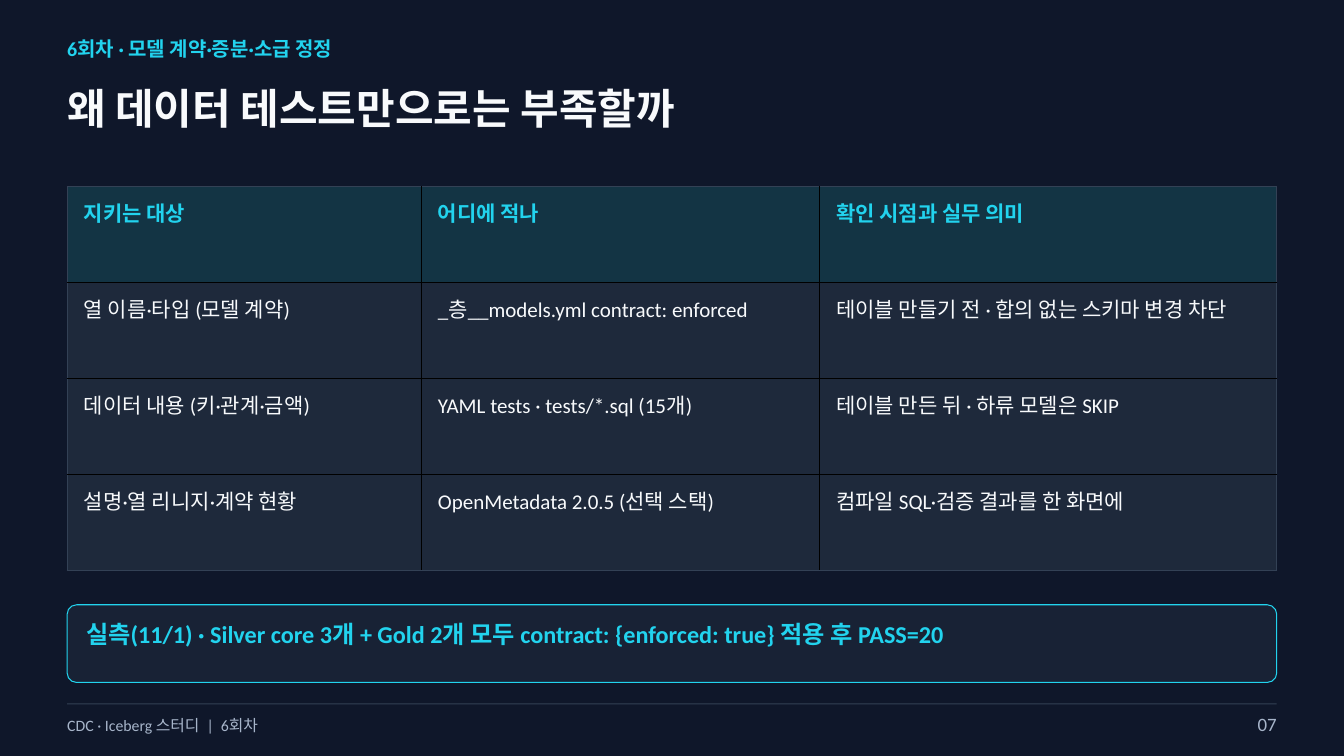
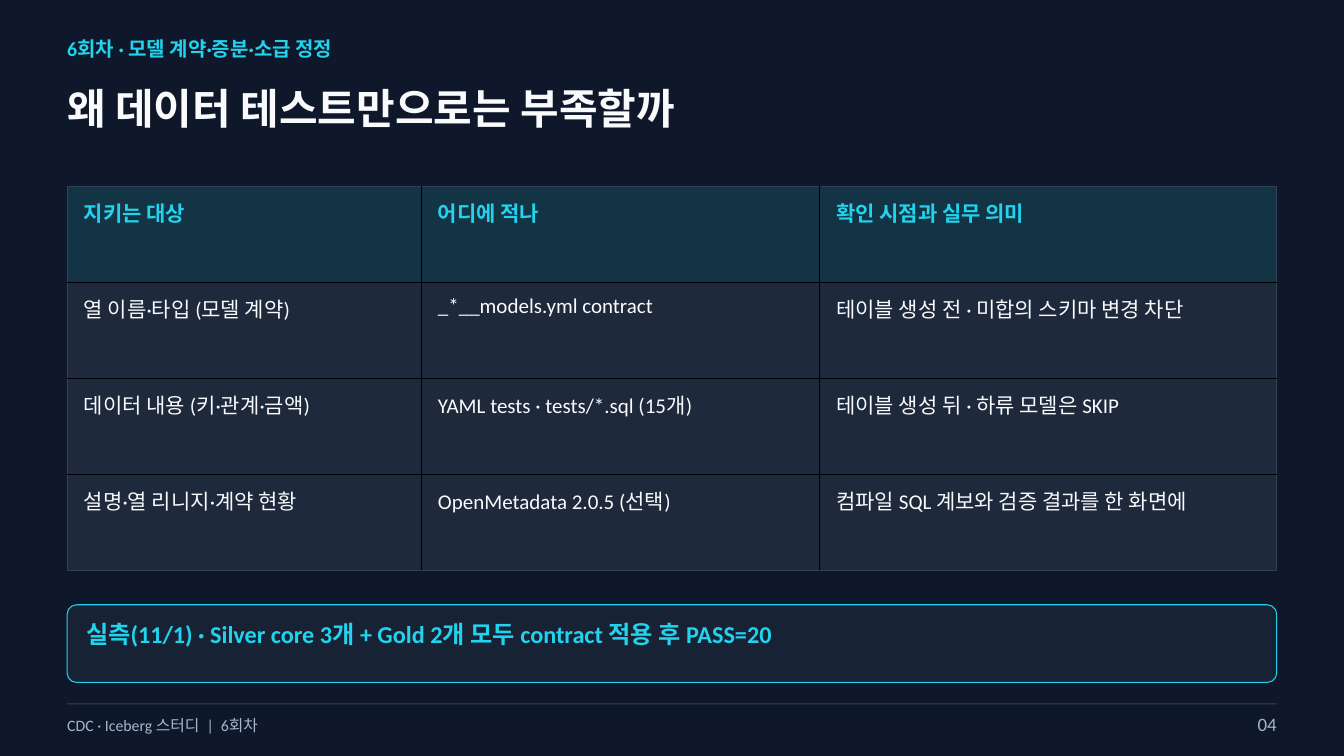
Before and after one commit to kim-dabin/cdc-lakehouse-study, a slide deck: slide 4 of labs/session06/slides/06-session06-student.pptx (slide 7 before the commit). Drawn at 1344x756 pixels with LibreOffice and Linux fonts; fonts in the diff are those of the drawing. Boxes give left, top, right and bottom in pixels: in the first picture for what was removed or moved away, otherwise in the second. Text is boxed around its words. In the diff, an @@ line names an element or a change of style, - is before the commit and + after.

```diff
--- a/labs/session06/slides/06-session06-student.pptx
+++ b/labs/session06/slides/06-session06-student.pptx
@@ table at (68,187,1277,517) @@
-row 2, column 2: _층__models.yml contract: enforced
+row 2, column 2: _*__models.yml contract
-row 2, column 3: 테이블 만들기 전 · 합의 없는 스키마 변경 차단
+row 2, column 3: 테이블 생성 전 · 미합의 스키마 변경 차단
-row 3, column 3: 테이블 만든 뒤 · 하류 모델은 SKIP
+row 3, column 3: 테이블 생성 뒤 · 하류 모델은 SKIP
-row 4, column 2: OpenMetadata 2.0.5 (선택 스택)
+row 4, column 2: OpenMetadata 2.0.5 (선택)
-row 4, column 3: 컴파일 SQL·검증 결과를 한 화면에
+row 4, column 3: 컴파일 SQL 계보와 검증 결과를 한 화면에
@@ text at (86,622,771,647): text changed @@
-실측(11/1) · Silver core 3개 + Gold 2개 모두 contract: {enforced: true} 적용 후 PASS=20
+실측(11/1) · Silver core 3개 + Gold 2개 모두 contract 적용 후 PASS=20
@@ text at (1258,719,1277,731): text changed @@
-07
+04
```
Also in this commit, not shown: 20 other slides changed, 11 slides removed, 3 other files.
